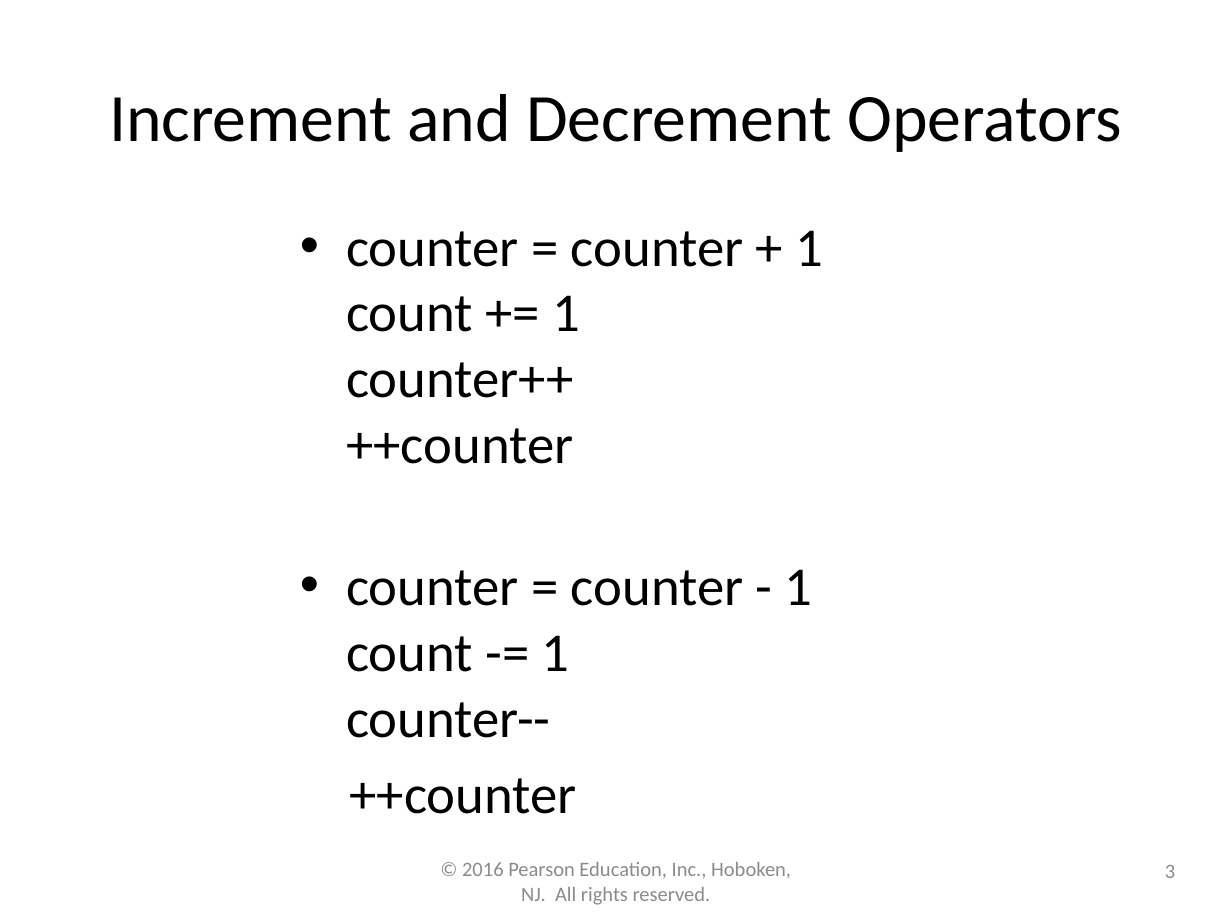
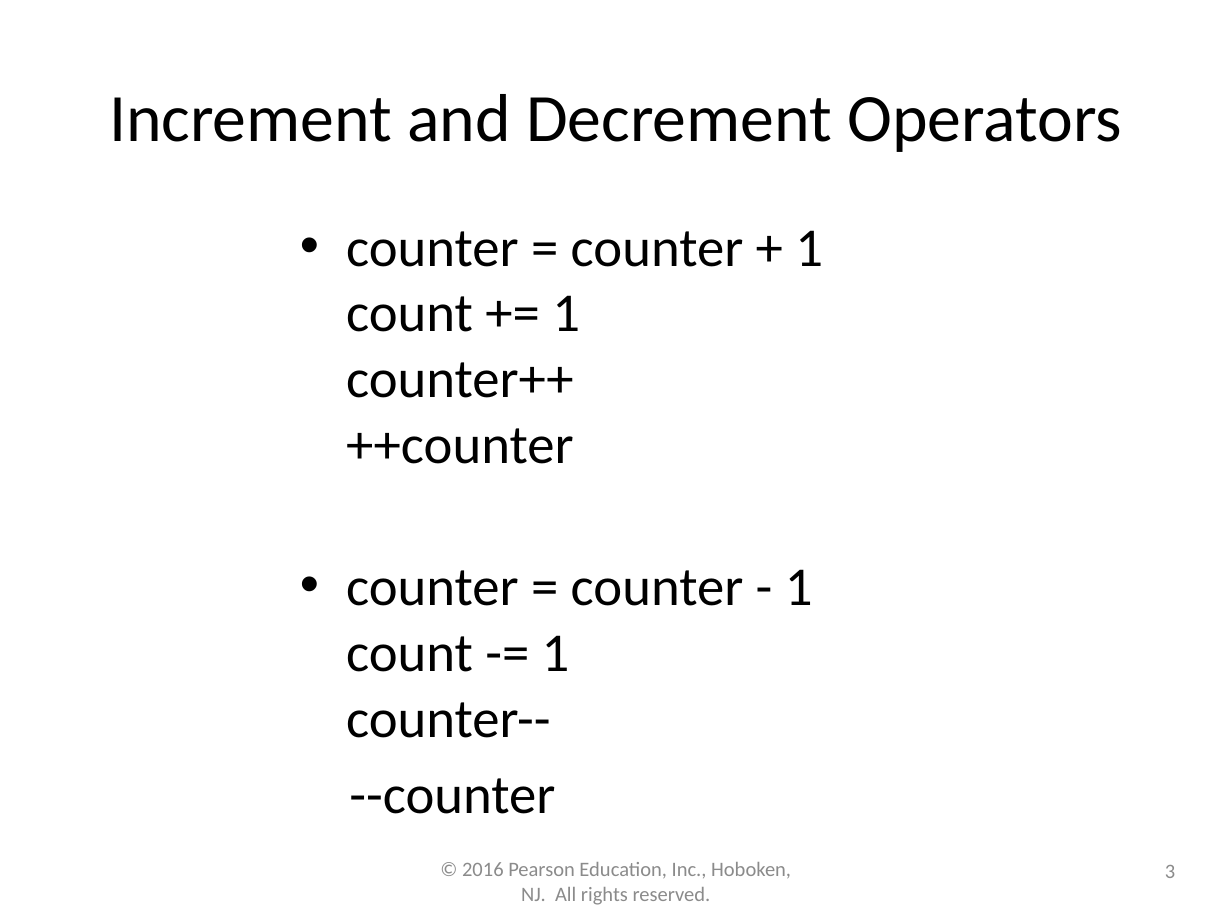
Before and after one commit to lgw2/lgw2.github.io, a slide deck: slide 3 of _teaching/csci112-fall-2023/lectures/ppts/Chapter5.pptx. Drawn at 1232x924 pixels with LibreOffice and Linux fonts; fonts in the diff are those of the drawing. Boxes give left, top, right and bottom in pixels: in the first picture for what was removed or moved away, otherwise in the second. Text is boxed around its words. In the diff, an @@ line names an element or a change of style, - is before the commit and + after.

```diff
--- a/_teaching/csci112-fall-2023/lectures/ppts/Chapter5.pptx
+++ b/_teaching/csci112-fall-2023/lectures/ppts/Chapter5.pptx
@@ text at (349,778,555,814): text changed @@
-++counter
+--counter
```
Also in this commit, not shown: 4 other files.
